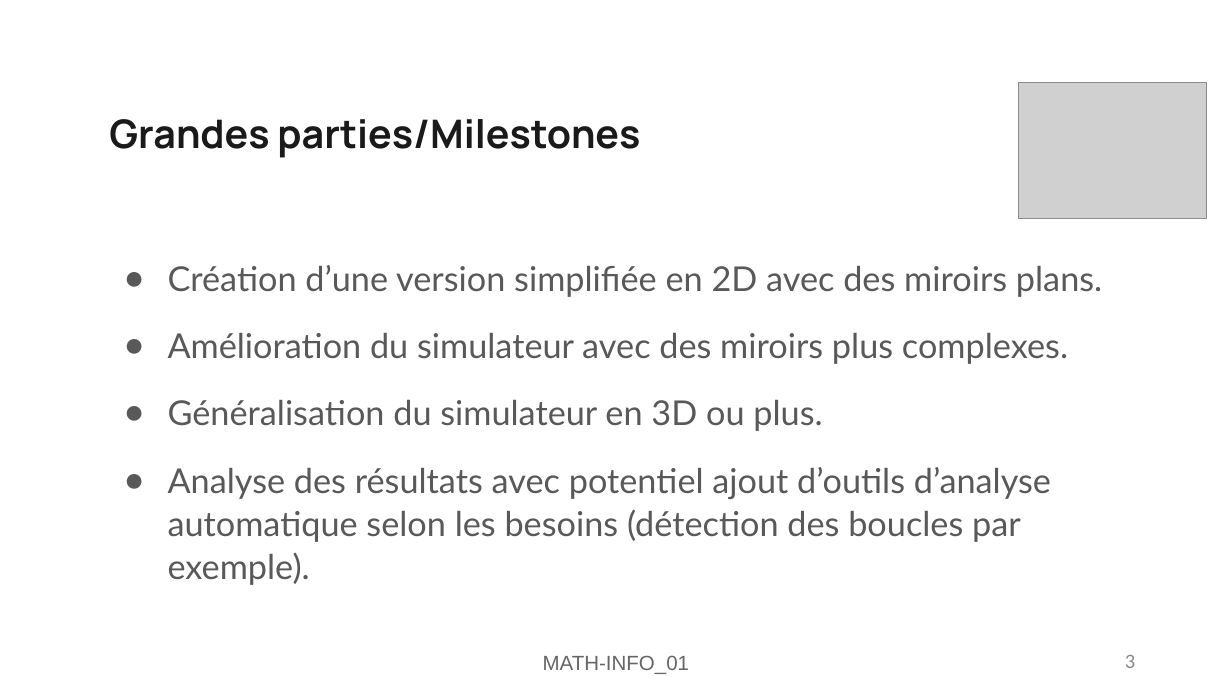
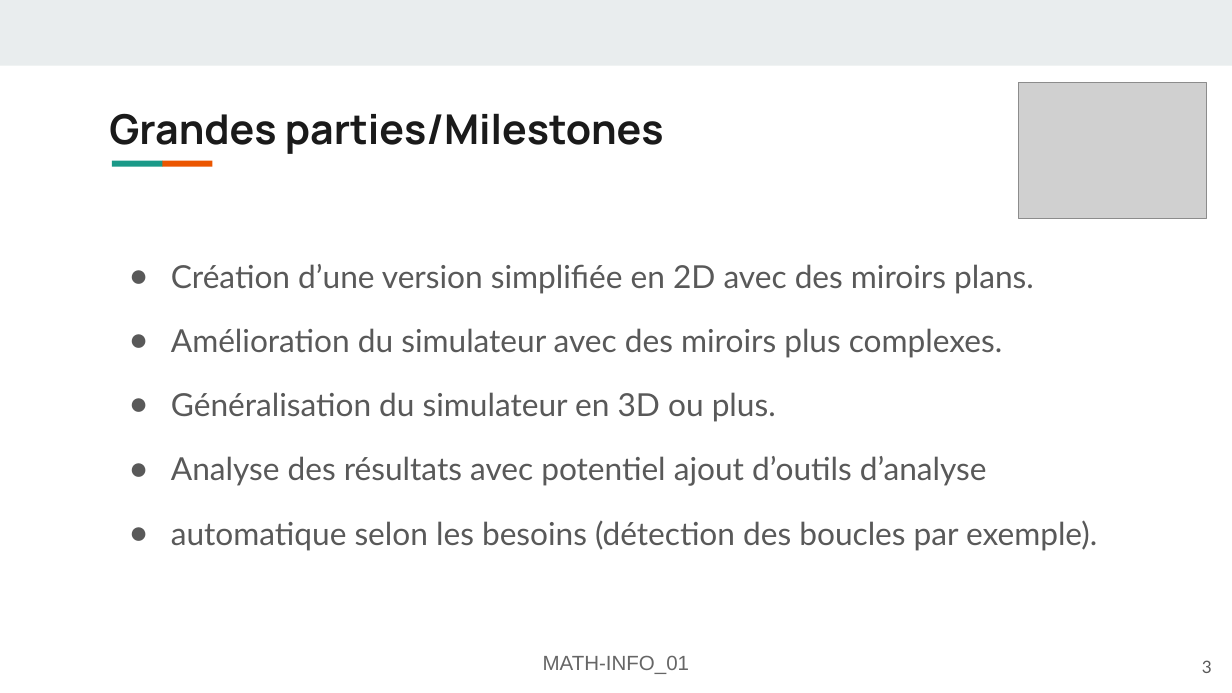
Before and after one commit to FlashOnFire/MirrorVerse, a slide deck: slide 3 of project_managment/pres2/MATH-INFO_01-Présentation-mirror-verse.odp. Drawn at 1232x693 pixels with LibreOffice and Linux fonts; fonts in the diff are those of the drawing; grey boxes stand for pictures. Boxes give left, top, right and bottom in pixels: in the first picture for what was removed or moved away, otherwise in the second. Text is boxed around its words. In the diff, an @@ line names an element or a change of style, - is before the commit and + after.

```diff
--- a/project_managment/pres2/MATH-INFO_01-Présentation-mirror-verse.odp
+++ b/project_managment/pres2/MATH-INFO_01-Présentation-mirror-verse.odp
@@ rectangle added at <box>0,0,1232,65</box>, fill #E9EDEE @@
@@ title "Grandes parties/Milestones" at <box>109,113,664,154</box>: size 23 to 24.1 pt; line spacing 1 to 0.9 @@
@@ rectangle added at <box>112,160,163,166</box>, fill #1A9988 @@
@@ rectangle added at <box>161,160,212,166</box>, fill #EB5600 @@
@@ text at <box>171,264,1034,422</box>: size 20 to 18.5 pt in "Création d’une version simplifiée en 2D avec ...", "Amélioration du simulateur avec des miroirs plus ...", "Généralisation du simulateur en 3D ou plus."; indent changed @@
@@ text at <box>171,456,1097,551</box>: text changed; size 20 to 18.5 pt @@
-● Analyse des résultats avec potentiel ajout d’outils d’analyse automatique selon les besoins (détection des boucles par exemple).
+● Analyse des résultats avec potentiel ajout d’outils d’analyse
+● automatique selon les besoins (détection des boucles par exemple).
@@ page number: place and size @@
-page number at <box>1125,655,1135,668</box>
+page number at <box>1202,660,1212,673</box>
@@ page number at <box>1202,660,1212,673</box>: size 12 to 10 pt, font Calibri to Lato, text colour #898989 to #595959 @@
```
Also in this commit, not shown: 11 other slides changed, 1 other file.
